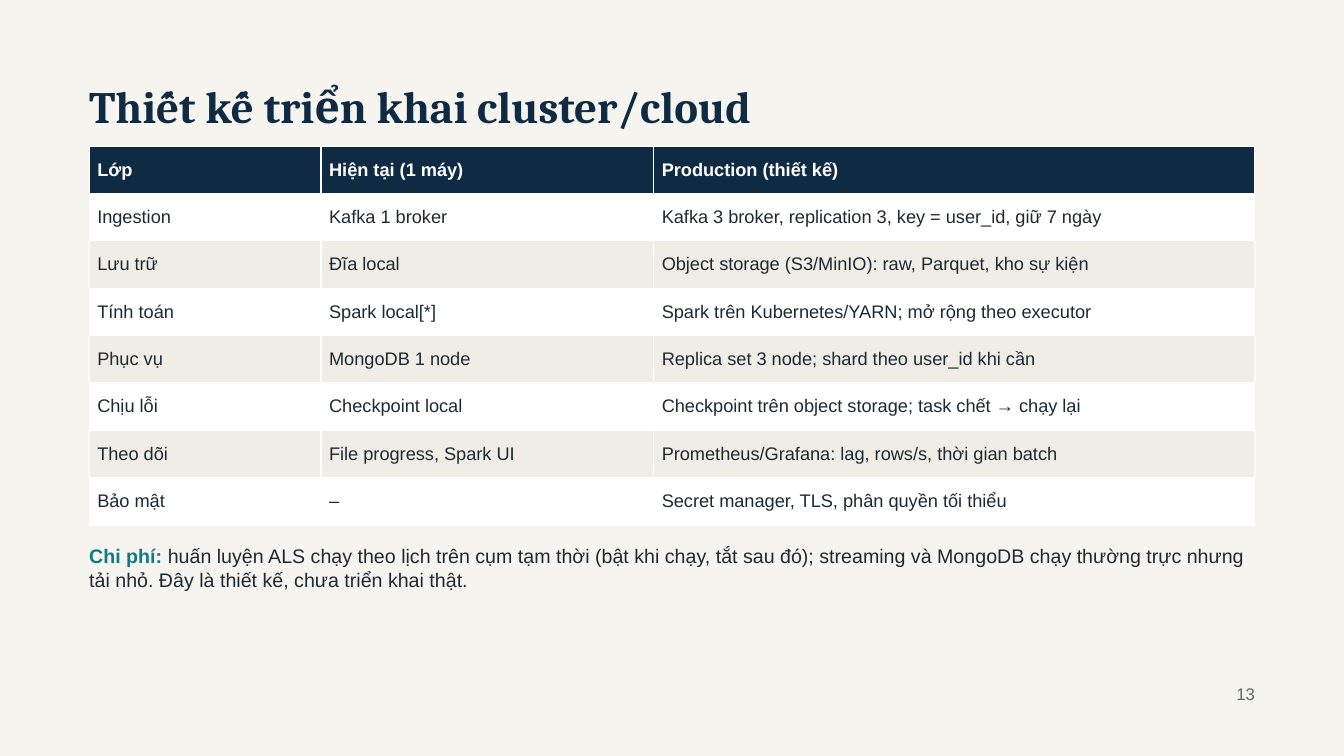
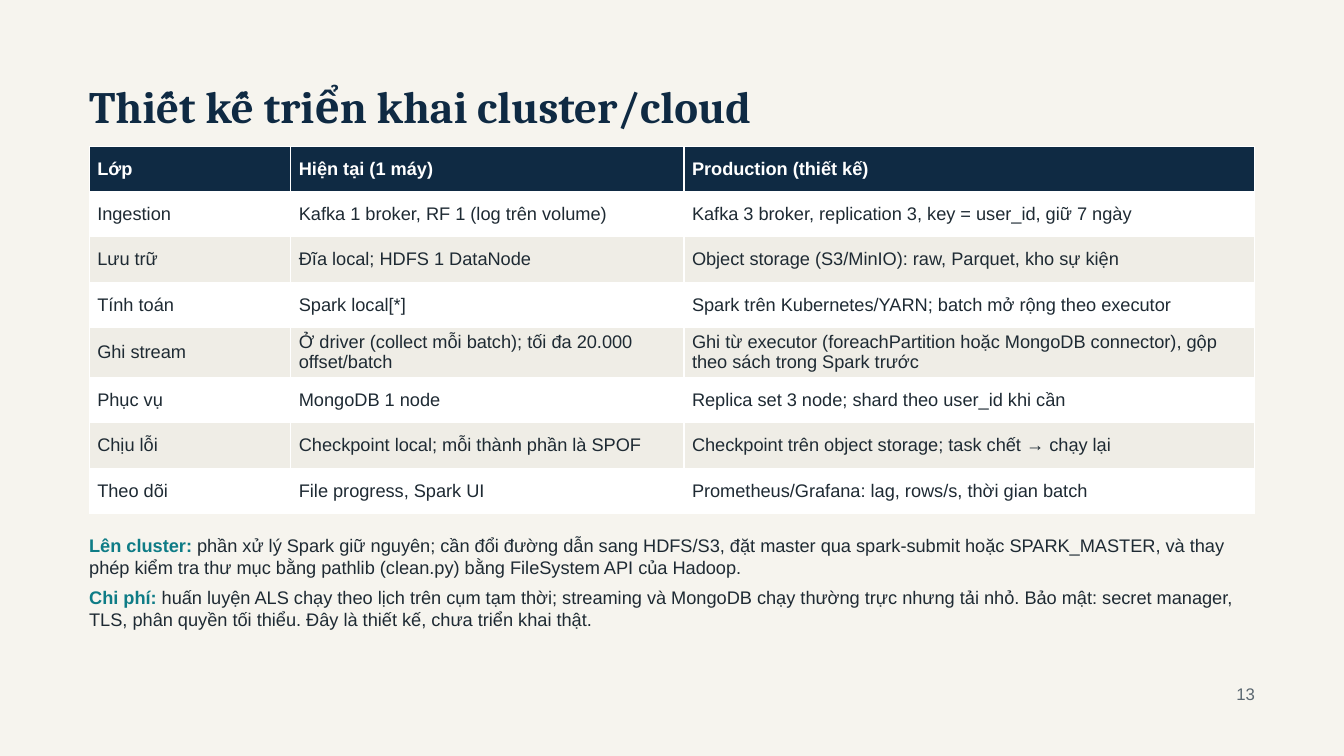
Before and after one commit to haoluonghuynhngoc/Group_06_BigData, a slide deck: slide 13 of Present/BookPulse - BDA501 Session 10 Final Presentation.pptx. Drawn at 1344x756 pixels with LibreOffice and Linux fonts; fonts in the diff are those of the drawing. Boxes give left, top, right and bottom in pixels: in the first picture for what was removed or moved away, otherwise in the second. Text is boxed around its words. In the diff, an @@ line names an element or a change of style, - is before the commit and + after.

```diff
--- a/Present/BookPulse - BDA501 Session 10 Final Presentation.pptx
+++ b/Present/BookPulse - BDA501 Session 10 Final Presentation.pptx
@@ table at <box>90,146,1255,509</box> @@
-row 2: Ingestion | Kafka 1 broker | Kafka 3 broker, replication 3, key = user_id, giữ 7 ngày
-row 3: Lưu trữ | Đĩa local | Object storage (S3/MinIO): raw, Parquet, kho sự kiện
-row 4: Tính toán | Spark local[*] | Spark trên Kubernetes/YARN; mở rộng theo executor
+row 2: Ingestion | Kafka 1 broker, RF 1 (log trên volume) | Kafka 3 broker, replication 3, key = user_id, giữ 7 ngày
+row 3: Lưu trữ | Đĩa local; HDFS 1 DataNode | Object storage (S3/MinIO): raw, Parquet, kho sự kiện
+row 4: Tính toán | Spark local[*] | Spark trên Kubernetes/YARN; batch mở rộng theo executor
+row 5: Ghi stream | Ở driver (collect mỗi batch); tối đa 20.000 offset/batch | Ghi từ executor (foreachPartition hoặc MongoDB connector), gộp theo sách trong Spark trước
-row 7, column 2: Checkpoint local
+row 7, column 2: Checkpoint local; mỗi thành phần là SPOF
-row 8: Bảo mật | – | Secret manager, TLS, phân quyền tối thiểu
@@ text at <box>89,538,1233,630</box>: text changed; size 14 to 13 pt @@
-Chi phí: huấn luyện ALS chạy theo lịch trên cụm tạm thời (bật khi chạy, tắt sau đó); streaming và MongoDB chạy thường trực nhưng tải nhỏ. Đây là thiết kế, chưa triển khai thật.
+Lên cluster: phần xử lý Spark giữ nguyên; cần đổi đường dẫn sang HDFS/S3, đặt master qua spark-submit hoặc SPARK_MASTER, và thay phép kiểm tra thư mục bằng pathlib (clean.py) bằng FileSystem API của Hadoop.
+Chi phí: huấn luyện ALS chạy theo lịch trên cụm tạm thời; streaming và MongoDB chạy thường trực nhưng tải nhỏ. Bảo mật: secret manager, TLS, phân quyền tối thiểu. Đây là thiết kế, chưa triển khai thật.
```
Also in this commit, not shown: 12 other slides changed, 45 other files.
